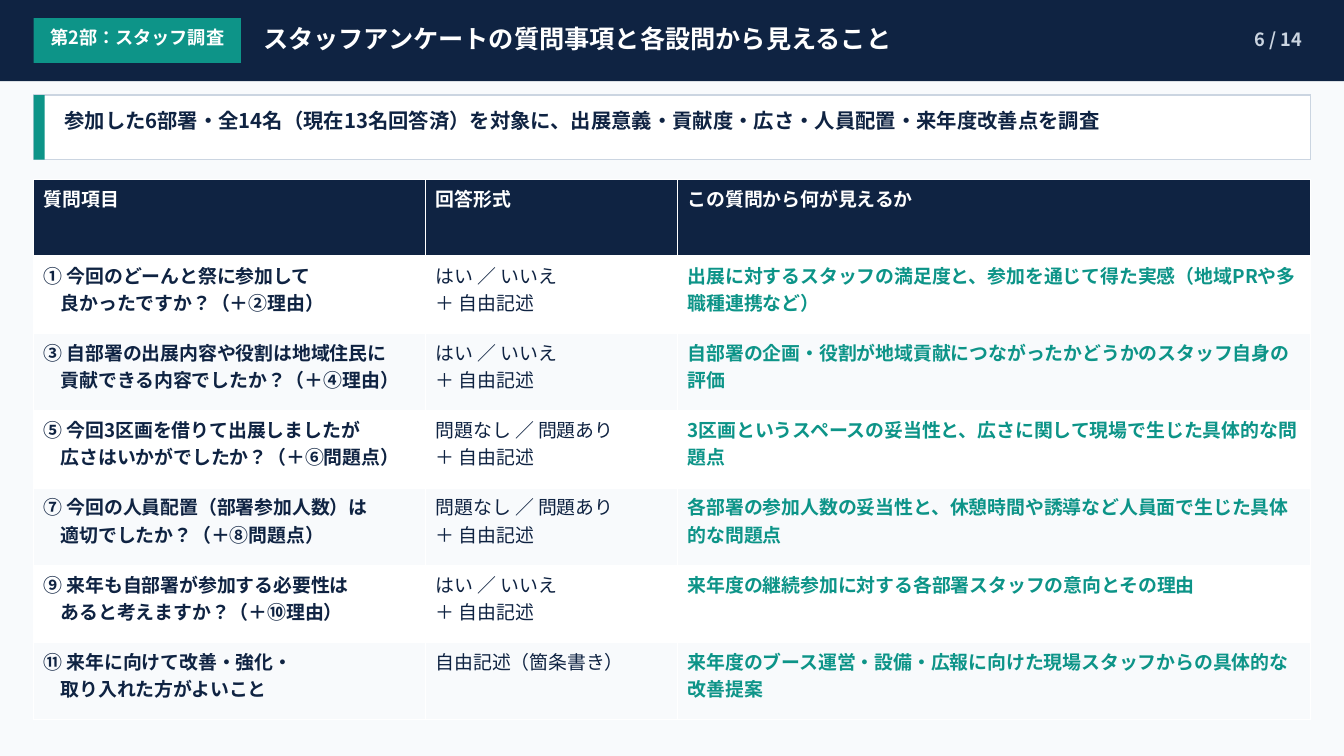
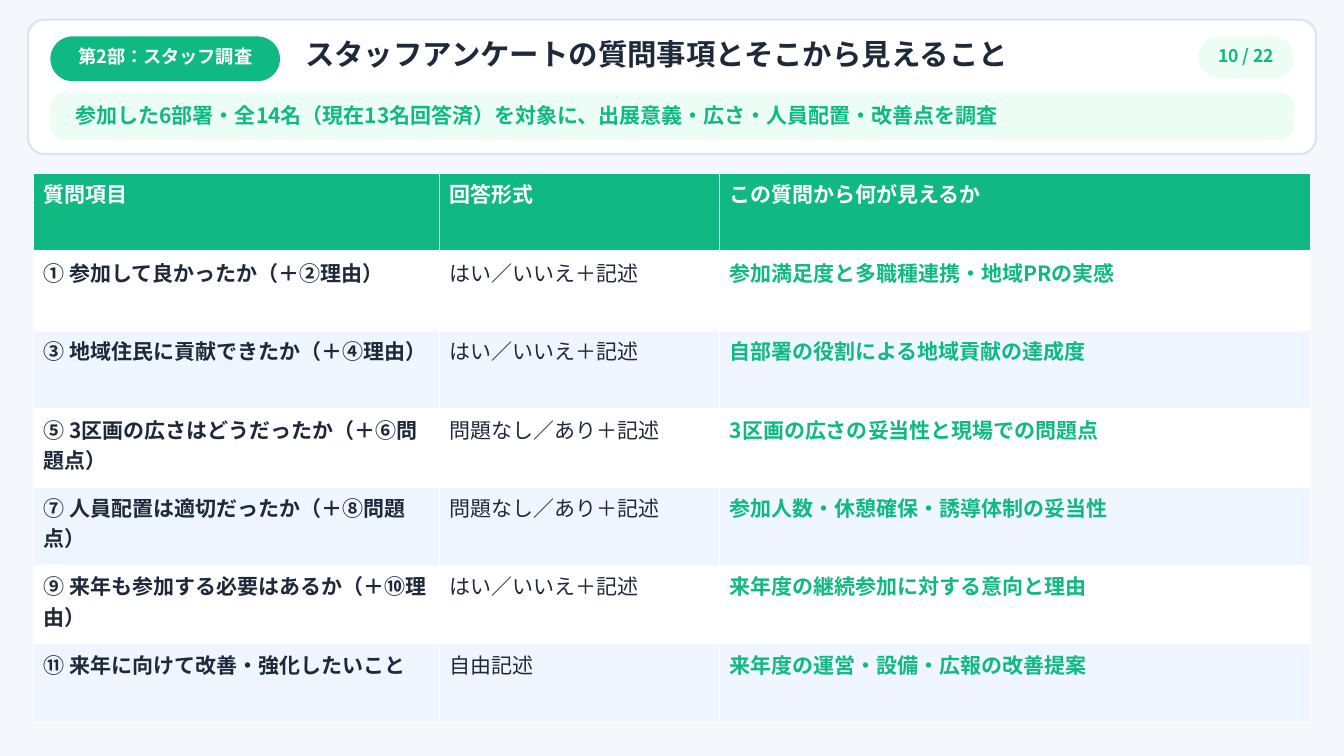
Before and after one commit to noriyukihoshina/yachiyo-survey-analyzer, a slide deck: slide 10 of 八千代リハビリテーション病院_どーんと祭出展結果報告_四役プレゼン.pptx (slide 6 before the commit). Drawn at 1344x756 pixels with LibreOffice and Linux fonts; fonts in the diff are those of the drawing. Boxes give left, top, right and bottom in pixels: in the first picture for what was removed or moved away, otherwise in the second. Text is boxed around its words. In the diff, an @@ line names an element or a change of style, - is before the commit and + after.

```diff
--- a/八千代リハビリテーション病院_どーんと祭出展結果報告_四役プレゼン.pptx
+++ b/八千代リハビリテーション病院_どーんと祭出展結果報告_四役プレゼン.pptx
@@ rectangle at (0, 0, 1344, 756): fill #F8FAFC to #F4F7FB @@
@@ rectangle removed at (0, 0, 1344, 82) @@
@@ rounded rectangle added at (28, 19, 1317, 153), fill #FFFFFF, outline #DBE4F0 1.5 pt @@
@@ rectangle removed at (33, 18, 241, 63) @@
@@ text "第2部：スタッフ調査": place and size @@
-text "第2部：スタッフ調査" at (50, 28, 224, 46)
+text "第2部：スタッフ調査" at (78, 47, 252, 65)
@@ rounded rectangle added at (50, 36, 280, 81), fill #10B981 @@
@@ text at (305, 40, 1008, 68): text changed; size 18 to 21 pt; text colour #FFFFFF to #1E293B @@
-スタッフアンケートの質問事項と各設問から見えること
+スタッフアンケートの質問事項とそこから見えること
@@ rounded rectangle added at (1199, 36, 1294, 79), fill #ECFDF5 @@
@@ text added at (1218, 49, 1274, 62), 12.5 pt, text #10B981, bold @@
+10 / 22
@@ text removed at (1255, 32, 1302, 46) @@
-6 / 14
@@ rectangle removed at (33, 95, 1311, 159) @@
@@ rectangle removed at (33, 95, 44, 159) @@
@@ rounded rectangle added at (50, 93, 1294, 140), fill #ECFDF5 @@
@@ text at (76, 105, 998, 125): text changed; size 14.5 to 15 pt; text colour #0F2342 to #10B981 @@
-参加した6部署・全14名（現在13名回答済）を対象に、出展意義・貢献度・広さ・人員配置・来年度改善点を調査
+参加した6部署・全14名（現在13名回答済）を対象に、出展意義・広さ・人員配置・改善点を調査
@@ table at (33, 173, 1311, 722) @@
-row 2: ① 今回のどーんと祭に参加して 良かったですか？（＋②理由） | はい ／ いいえ ＋ 自由記述 | 出展に対するスタッフの満足度と、参加を通じて得た実感（地域PRや多職種連携など）
+row 2: ① 参加して良かったか（＋②理由） | はい／いいえ＋記述 | 参加満足度と多職種連携・地域PRの実感
-row 3: ③ 自部署の出展内容や役割は地域住民に 貢献できる内容でしたか？（＋④理由） | はい ／ いいえ ＋ 自由記述 | 自部署の企画・役割が地域貢献につながったかどうかのスタッフ自身の評価
+row 3: ③ 地域住民に貢献できたか（＋④理由） | はい／いいえ＋記述 | 自部署の役割による地域貢献の達成度
-row 4: ⑤ 今回3区画を借りて出展しましたが 広さはいかがでしたか？（＋⑥問題点） | 問題なし ／ 問題あり ＋ 自由記述 | 3区画というスペースの妥当性と、広さに関して現場で生じた具体的な問題点
+row 4: ⑤ 3区画の広さはどうだったか（＋⑥問題点） | 問題なし／あり＋記述 | 3区画の広さの妥当性と現場での問題点
-row 5: ⑦ 今回の人員配置（部署参加人数）は 適切でしたか？（＋⑧問題点） | 問題なし ／ 問題あり ＋ 自由記述 | 各部署の参加人数の妥当性と、休憩時間や誘導など人員面で生じた具体的な問題点
+row 5: ⑦ 人員配置は適切だったか（＋⑧問題点） | 問題なし／あり＋記述 | 参加人数・休憩確保・誘導体制の妥当性
-row 6: ⑨ 来年も自部署が参加する必要性は あると考えますか？（＋⑩理由） | はい ／ いいえ ＋ 自由記述 | 来年度の継続参加に対する各部署スタッフの意向とその理由
+row 6: ⑨ 来年も参加する必要はあるか（＋⑩理由） | はい／いいえ＋記述 | 来年度の継続参加に対する意向と理由
-row 7: ⑪ 来年に向けて改善・強化・ 取り入れた方がよいこと | 自由記述（箇条書き） | 来年度のブース運営・設備・広報に向けた現場スタッフからの具体的な改善提案
+row 7: ⑪ 来年に向けて改善・強化したいこと | 自由記述 | 来年度の運営・設備・広報の改善提案
@@ fill #0F2342 to #10B981 in row 1 @@
@@ fill #F8FAFC to #EFF6FF in 9 cells @@
@@ size 13.5 to 15 pt in "質問項目", "回答形式", "この質問から何が見えるか" @@
@@ table: place and size @@
-table at (33, 179, 1311, 720)
+table at (33, 173, 1311, 722)
```
Also in this commit, not shown: 11 other slides changed, 10 slides added, 2 slides removed, 2 other files.
